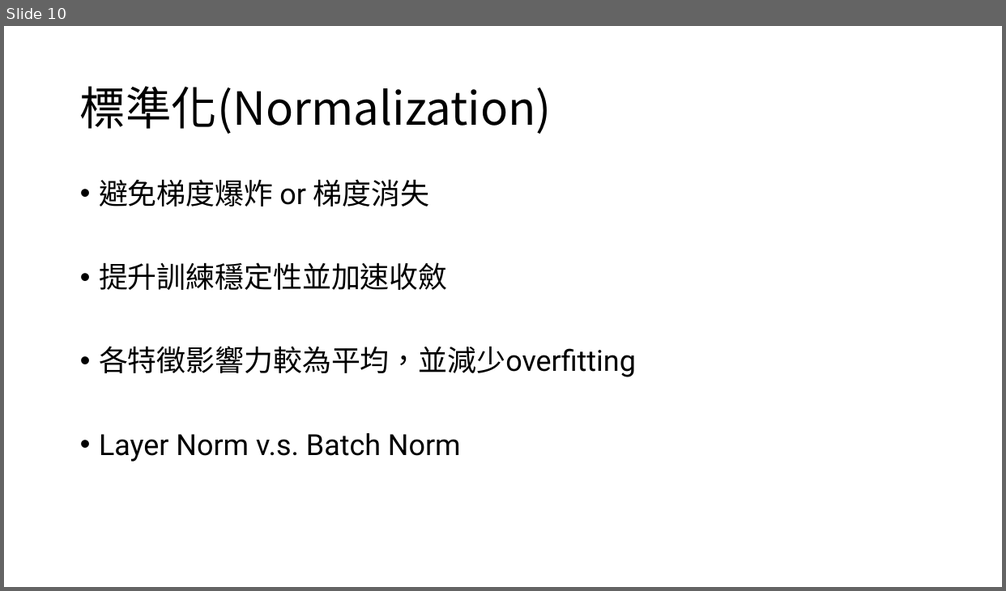
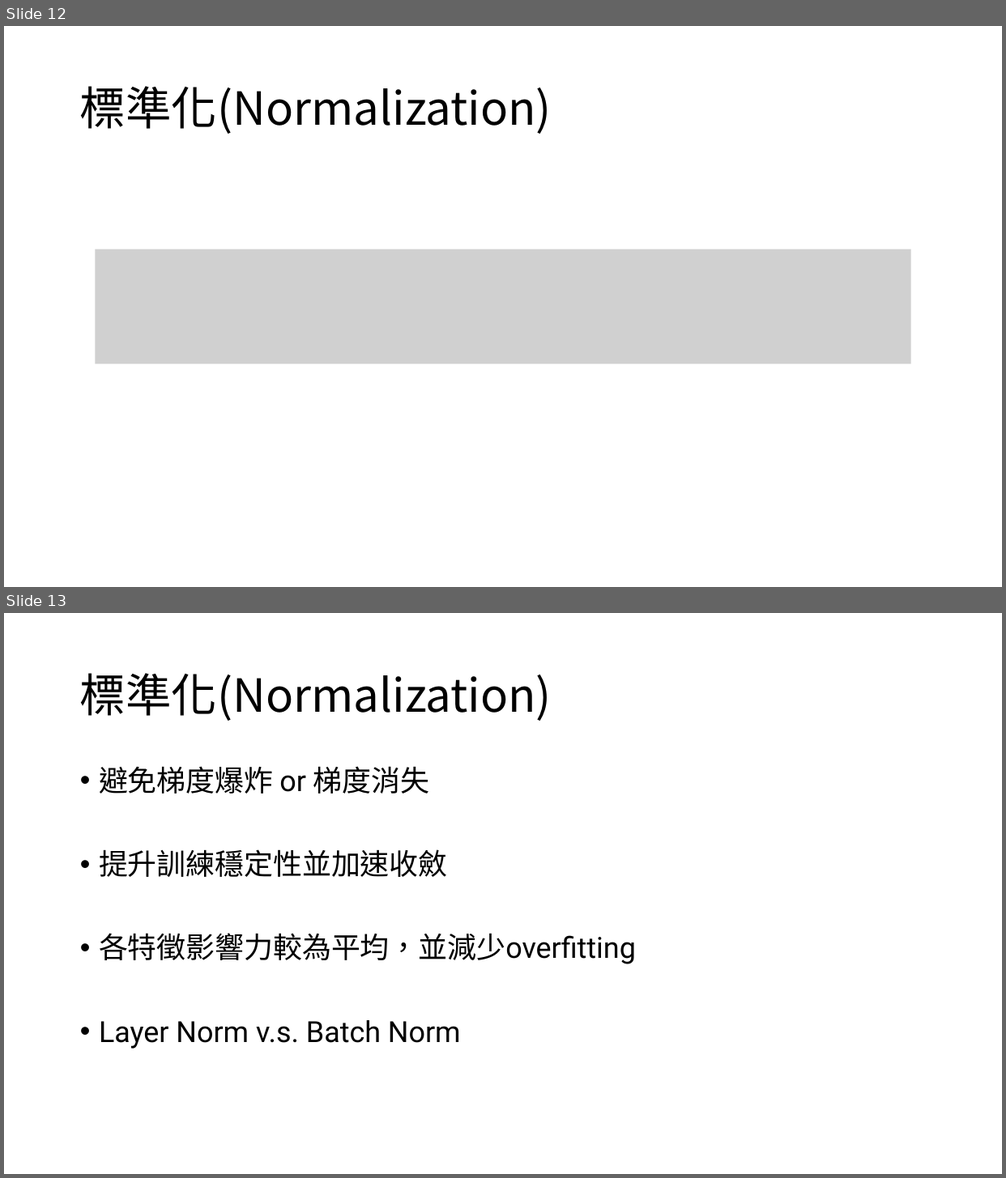
Before and after one commit to maxjiang323/GDG_NTPU_LLM_Lecture, a slide deck: Day3/Day3.pptx. Shown one above the other, each under a label of ours: slide 10 before the commit, slides 12 and 13 after it. The pictures are 1006x591 and 1006x1178 pixels, drawn with LibreOffice and Linux fonts; fonts in the diff are those of the drawing; grey boxes stand for pictures. Boxes give left, top, right and bottom in pixels: in the first picture for what was removed or moved away, otherwise in the second. Text is boxed around its words. In the diff, an @@ line names an element or a change of style, - is before the commit and + after.

```diff
--- a/Day3/Day3.pptx
+++ b/Day3/Day3.pptx
@@ slide 12 added at (4, 26, 1002, 587), background #FFFFFF @@
@@ title added at (80, 86, 552, 134), 44 pt, text #000000 @@
+標準化(Normalization)
@@ picture added at (96, 249, 911, 364) @@
@@ what was slide 10 is now slide 13 @@
```
Also in this commit, not shown: 2 other slides added.
